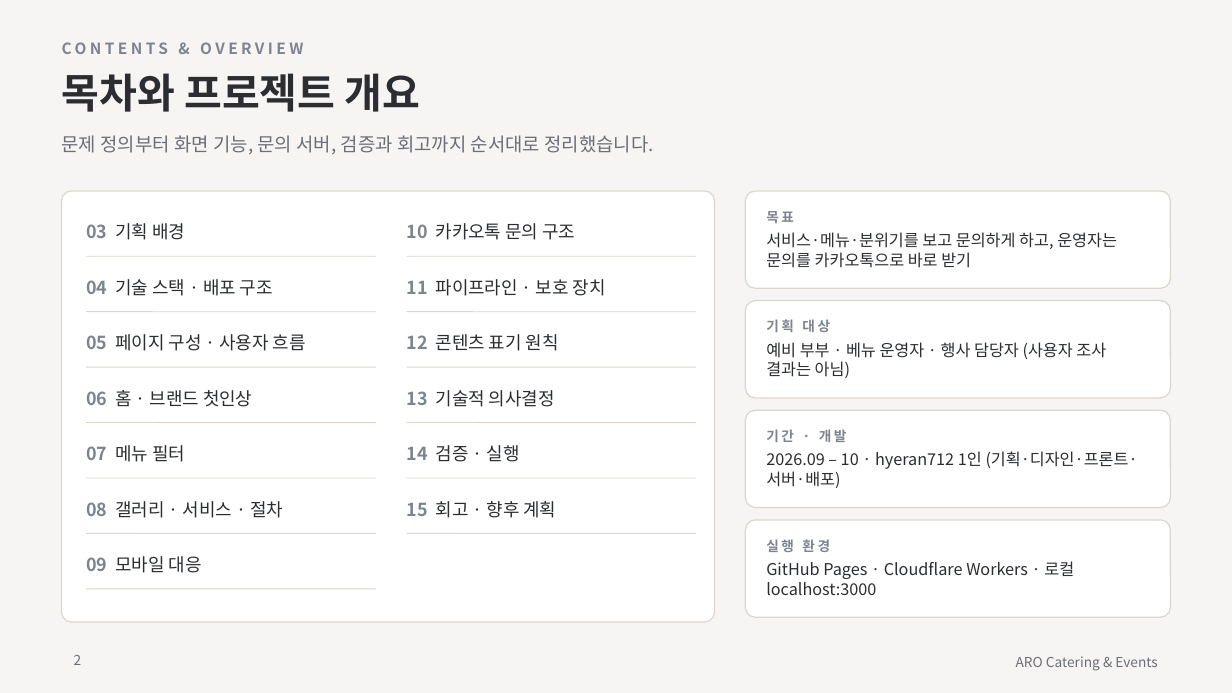
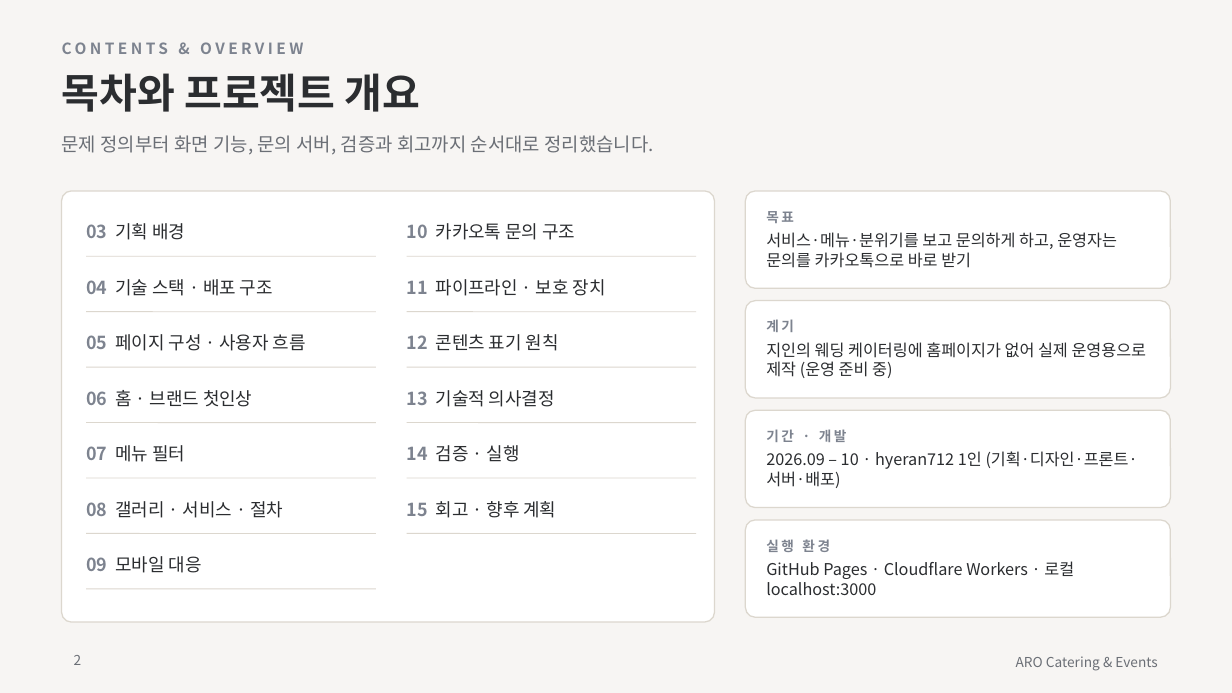
Before and after one commit to hyeran712/aro1, a slide deck: slide 2 of output/ARO_website_portfolio_summary.pptx. Drawn at 1232x693 pixels with LibreOffice and Linux fonts; fonts in the diff are those of the drawing. Boxes give left, top, right and bottom in pixels: in the first picture for what was removed or moved away, otherwise in the second. Text is boxed around its words. In the diff, an @@ line names an element or a change of style, - is before the commit and + after.

```diff
--- a/output/ARO_website_portfolio_summary.pptx
+++ b/output/ARO_website_portfolio_summary.pptx
@@ text at <box>766,319,794,332</box>: text changed @@
-기획 대상
+계기
@@ text at <box>766,342,1147,378</box>: text changed @@
-예비 부부 · 베뉴 운영자 · 행사 담당자 (사용자 조사 결과는 아님)
+지인의 웨딩 케이터링에 홈페이지가 없어 실제 운영용으로 제작 (운영 준비 중)
```
Also in this commit, not shown: 1 other slide changed, 6 other files.
